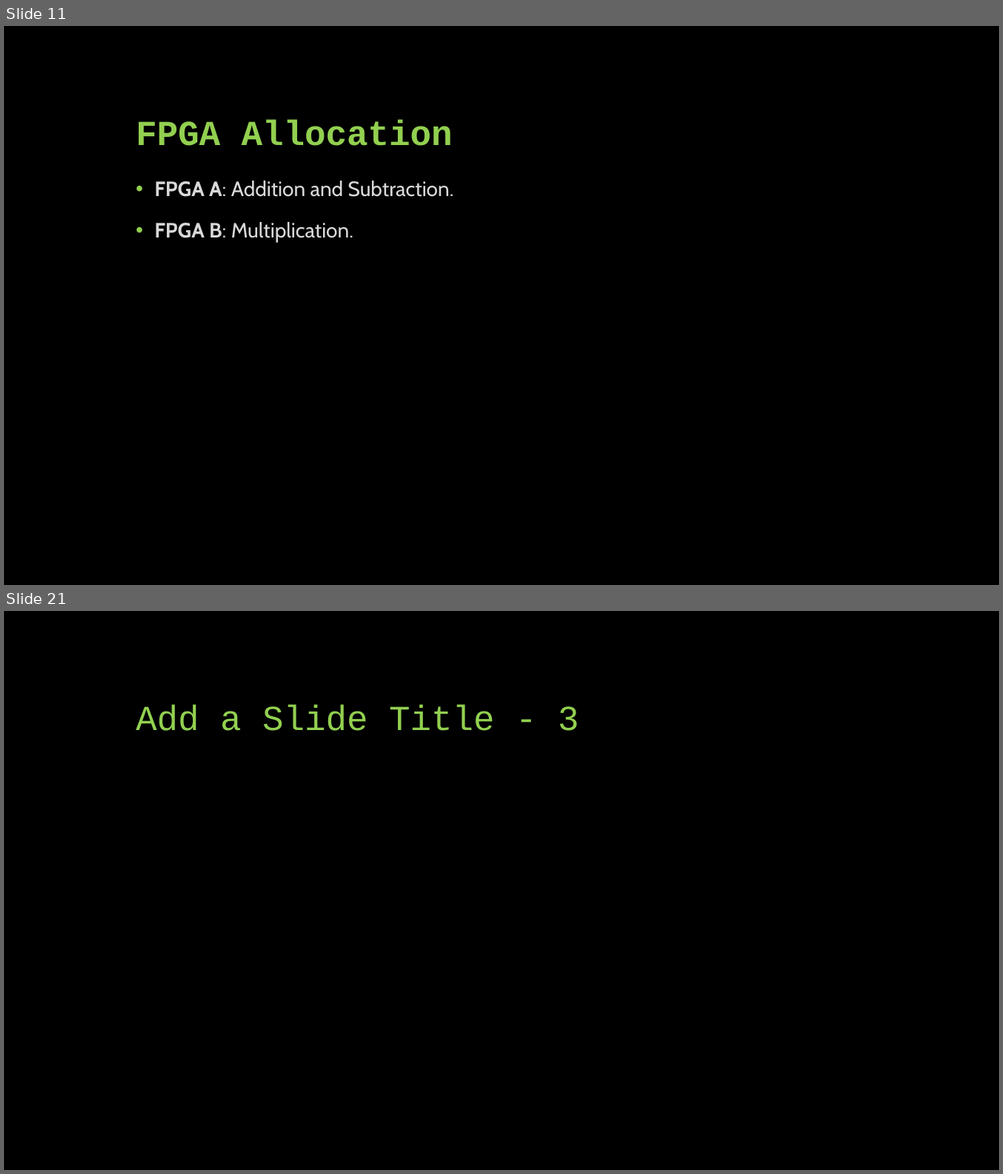
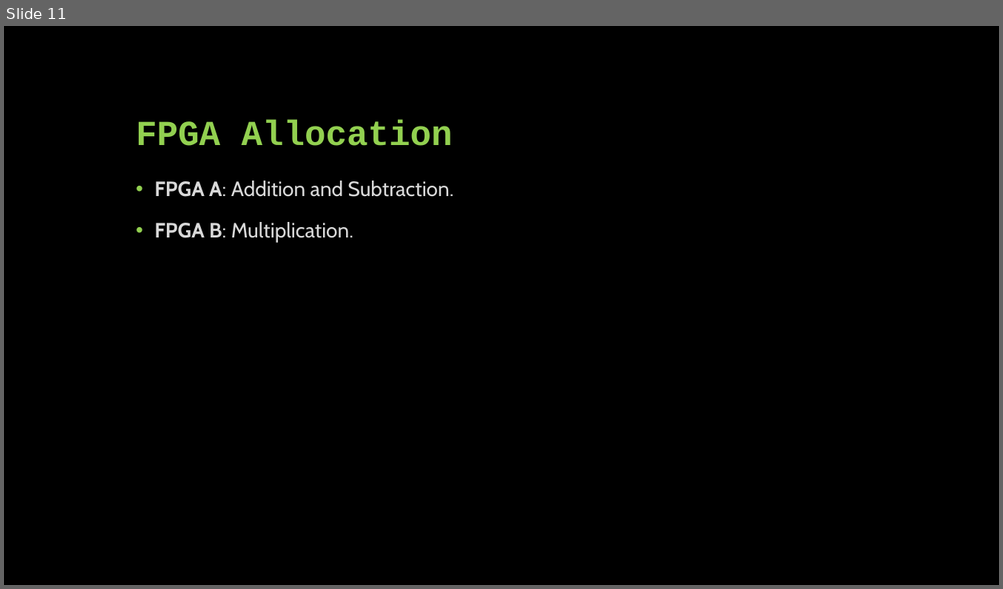
Before and after one commit to brianz123/ENEE459F_srcs, a slide deck: ENEE 459F Final Project.pptx. Shown one above the other, each under a label of ours: slides 11 and 21 before the commit, slide 11 after it; the slides between them are not shown. The pictures are 1003x1174 and 1003x589 pixels, drawn with LibreOffice and Linux fonts; fonts in the diff are those of the drawing. Boxes give left, top, right and bottom in pixels: in the first picture for what was removed or moved away, otherwise in the second. Text is boxed around its words. In the diff, an @@ line names an element or a change of style, - is before the commit and + after.

```diff
--- a/ENEE 459F Final Project.pptx
+++ b/ENEE 459F Final Project.pptx
@@ slide 21 removed at bbox=[4, 611, 999, 1170], background #000000 @@
@@ title removed at bbox=[136, 704, 579, 731] @@
-Add a Slide Title - 3
```
Also in this commit, not shown: 7 slides changed, 3 slides added, 9 other slides removed.
